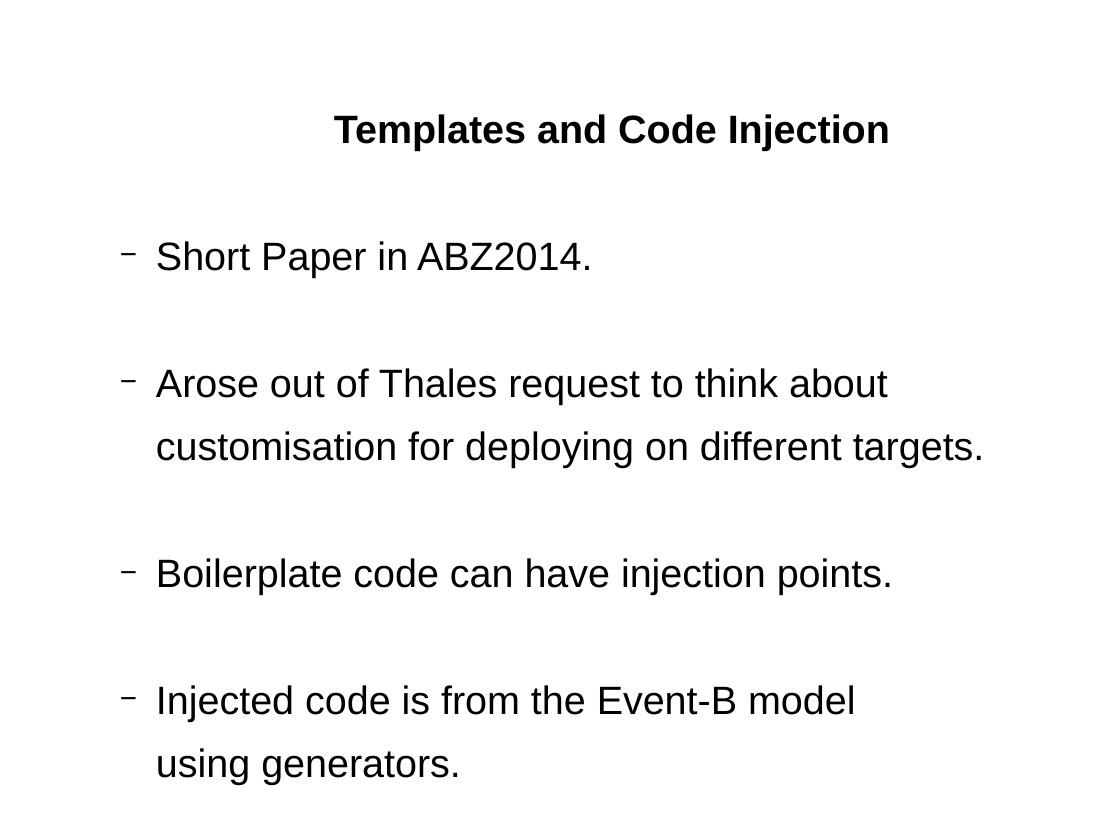
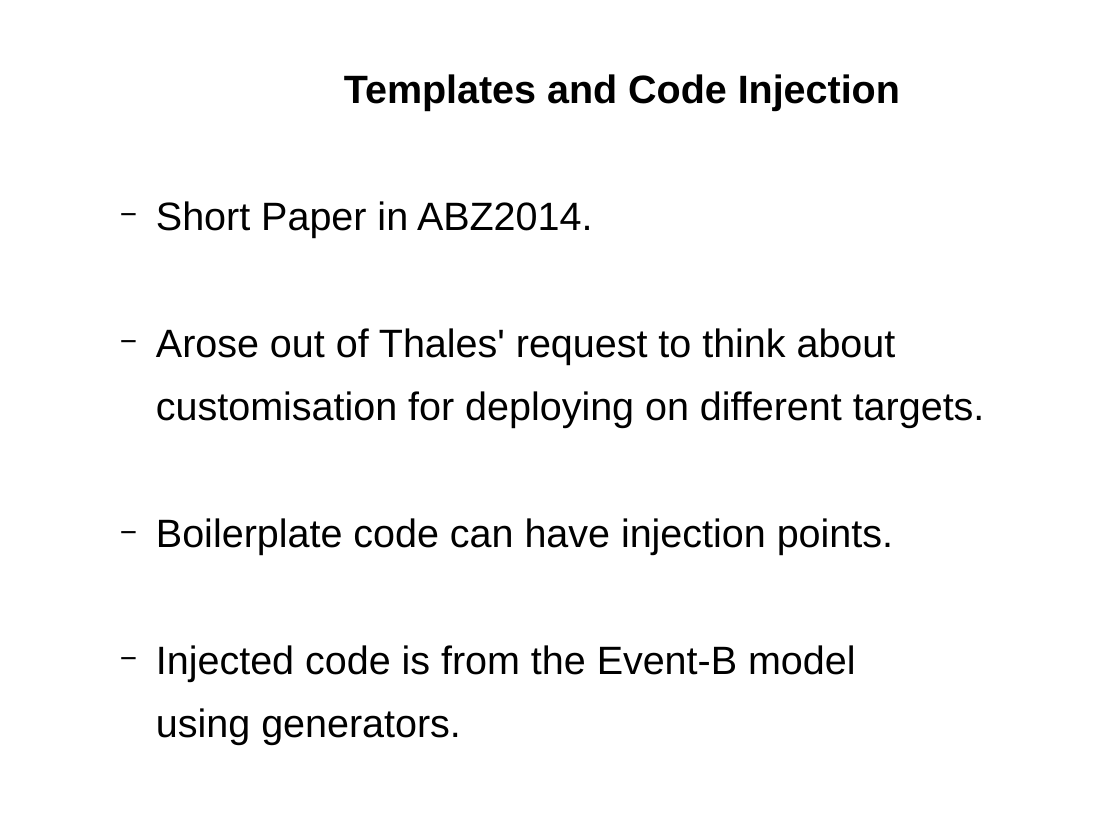
Before and after one commit to weetmuts/rodin-b-sharp-iUML_B_Utils, a slide deck: slide 5 of work/store/Writing/RUDW2014(accepted)/presentation/presentation.odp. Drawn at 1120x840 pixels with LibreOffice and Linux fonts; fonts in the diff are those of the drawing. Boxes give left, top, right and bottom in pixels: in the first picture for what was removed or moved away, otherwise in the second. Text is boxed around its words. In the diff, an @@ line names an element or a change of style, - is before the commit and + after.

```diff
--- a/work/store/Writing/RUDW2014(accepted)/presentation/presentation.odp
+++ b/work/store/Writing/RUDW2014(accepted)/presentation/presentation.odp
@@ text "Templates and Code Injection": place and size @@
-text "Templates and Code Injection" at (156,114,985,785)
+text "Templates and Code Injection" at (156,74,985,745)
@@ text at (156,328,896,365): text changed @@
-  − Arose out of Thales request to think about
+  − Arose out of Thales' request to think about
```
Also in this commit, not shown: 2 other slides changed, 2 slides added, 1 slide removed, 3 other files.
